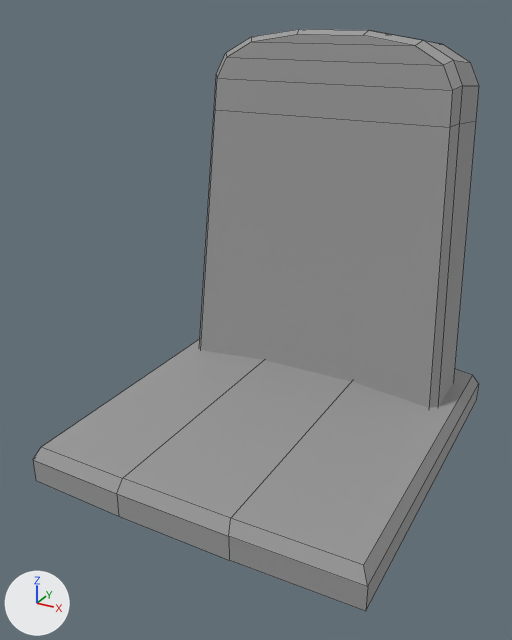
A saved change to the FBX model Team1_GraduationGame/Assets/3D/Models/House/Grave.fbx.
Camera for both pictures: a 50 mm lens placed at (1.826, -4.046, 1.33), pointed at (0.854, -2.279, 0.447). Every picture has the same lights, and +X, +Y and +Z are marked at lower left. Mesh edges are drawn as thin lines. Where no turn or scale is listed for an object, it has been applied to the vertices.
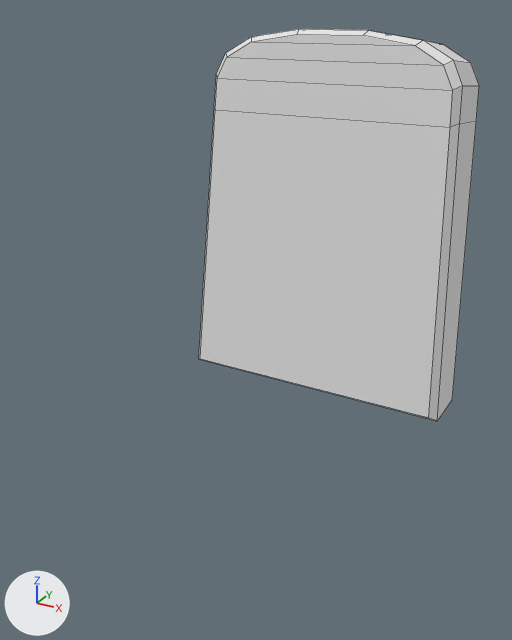
The edits, one by one:
Material 'Grey' (mat_grey) changes colour from grey #9b9b9b to white #e7e7e7; in linear values from (0.326, 0.326, 0.326) to (0.8, 0.8, 0.8).
me_cube_014 has 60 vertices, 56 faces and spans x -0.55..0.55, y -1.017..0.227, z -0.059..1.241.
me_cube_014 is used by ob_cube_025; location (0.878, -1.785, 0.028).
me_cube_014 part 1: the loose piece of 24 vertices spanning x -0.55..0.55, y -1.017..0.227, z -0.059..0.091 is deleted.

Where the change shows, as pixel boxes (x1, y1, x2, y2) in the pictures (512 x 640 px):
'Cube.025', recoloured, reshaped (37% narrower, 33% shorter): before (33, 29, 479, 611); after (199, 29, 479, 421)
part 1 of me_cube_014, deleted: before (33, 339, 478, 611)
